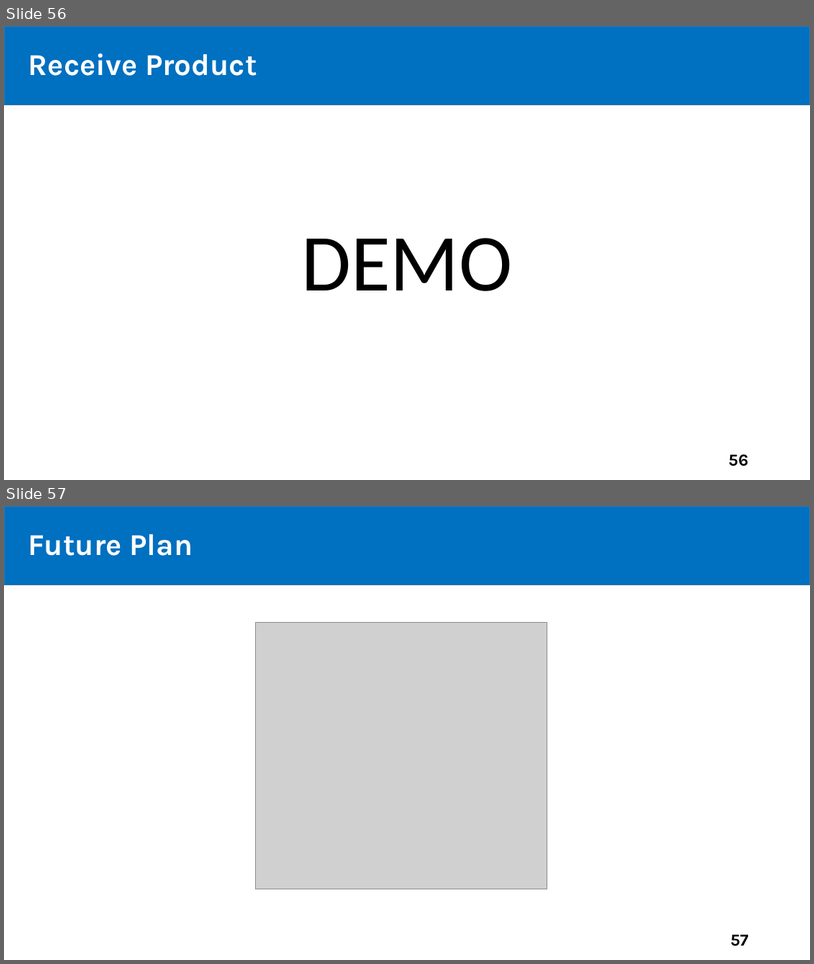
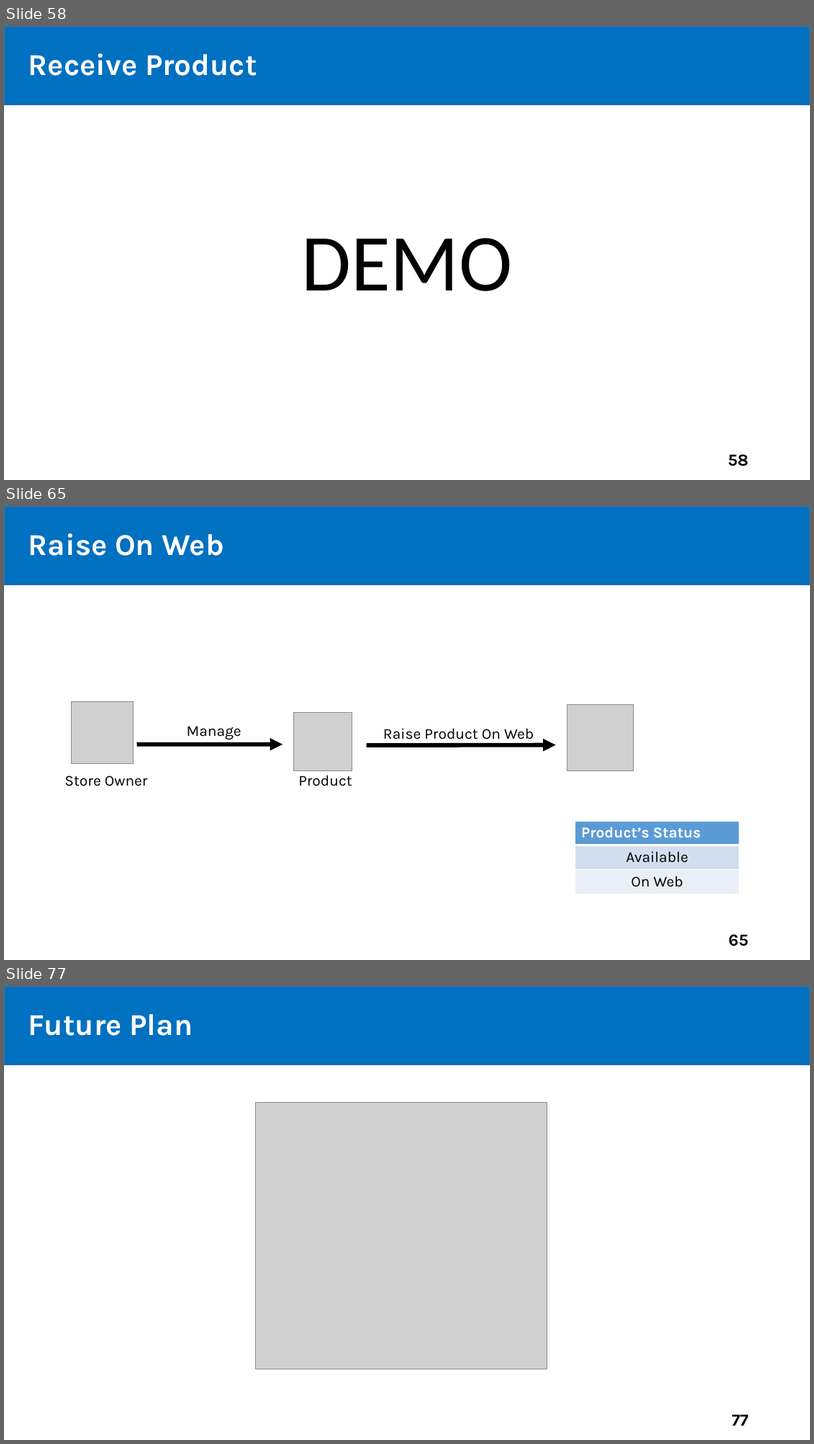
Before and after one commit to tiendan3108/CP, a slide deck: Source/Presentation/PreFinalPresentation.pptx. Shown one above the other, each under a label of ours: slides 56 and 57 before the commit, slides 58, 65 and 77 after it; the slides between them are not shown. The pictures are 814x964 and 814x1444 pixels, drawn with LibreOffice and Linux fonts; fonts in the diff are those of the drawing; grey boxes stand for pictures. Boxes give left, top, right and bottom in pixels: in the first picture for what was removed or moved away, otherwise in the second. Text is boxed around its words. In the diff, an @@ line names an element or a change of style, - is before the commit and + after.

```diff
--- a/Source/Presentation/PreFinalPresentation.pptx
+++ b/Source/Presentation/PreFinalPresentation.pptx
@@ slide 65 added at [4, 506, 810, 960], background #FFFFFF @@
@@ rectangle added at [4, 506, 810, 584], fill #0070C0, outline #43739E 1 pt @@
@@ text added at [28, 533, 224, 556], 36 pt, text #FFFFFF, bold @@
+Raise On Web
@@ title added at [50, 537, 179, 556], 44 pt, text #FFFFFF, bold @@
+Outline
@@ picture added at [72, 701, 134, 763] @@
@@ picture added at [294, 713, 352, 770] @@
@@ picture added at [567, 705, 634, 771] @@
@@ text added at [187, 726, 242, 739], 18 pt, text #000000 @@
+Manage
@@ text added at [383, 728, 534, 739], 18 pt, text #000000 @@
+Raise Product On Web
@@ arrow added from (137, 744) to (283, 744), #000000 5 pt @@
@@ arrow added from (367, 745) to (556, 745), #000000 5 pt @@
@@ text added at [64, 775, 148, 786], 18 pt, text #000000 @@
+Store Owner
@@ text added at [298, 775, 352, 786], 18 pt, text #000000 @@
+Product
@@ table added at [576, 821, 740, 894], 3 rows, 1 columns @@
+Product’s Status
+Available
+On Web
@@ page number added at [729, 934, 749, 946], 20 pt, text #000000, bold @@
+65
@@ what was slide 56 is now slide 58 @@
@@ page number at [728, 454, 749, 466]: text changed @@
-56
+58
@@ what was slide 57 is now slide 77 @@
@@ page number at [732, 1414, 748, 1425]: text changed @@
-57
+77
```
Also in this commit, not shown: 6 slides changed, 19 other slides added.
